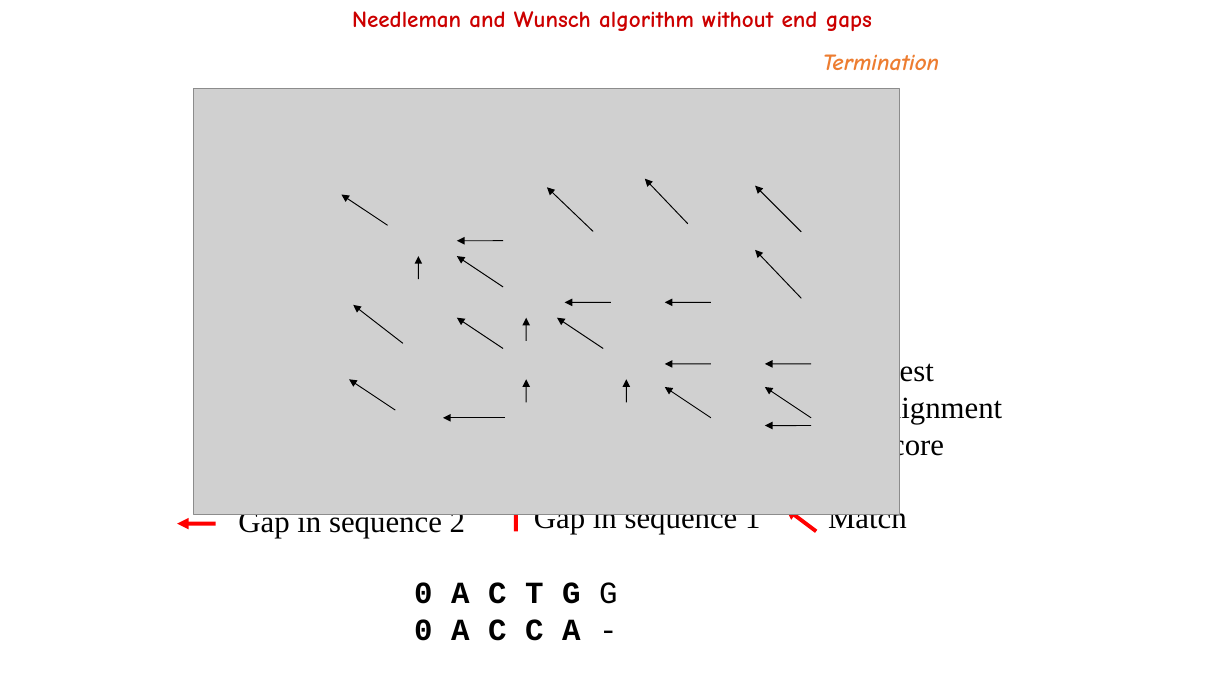
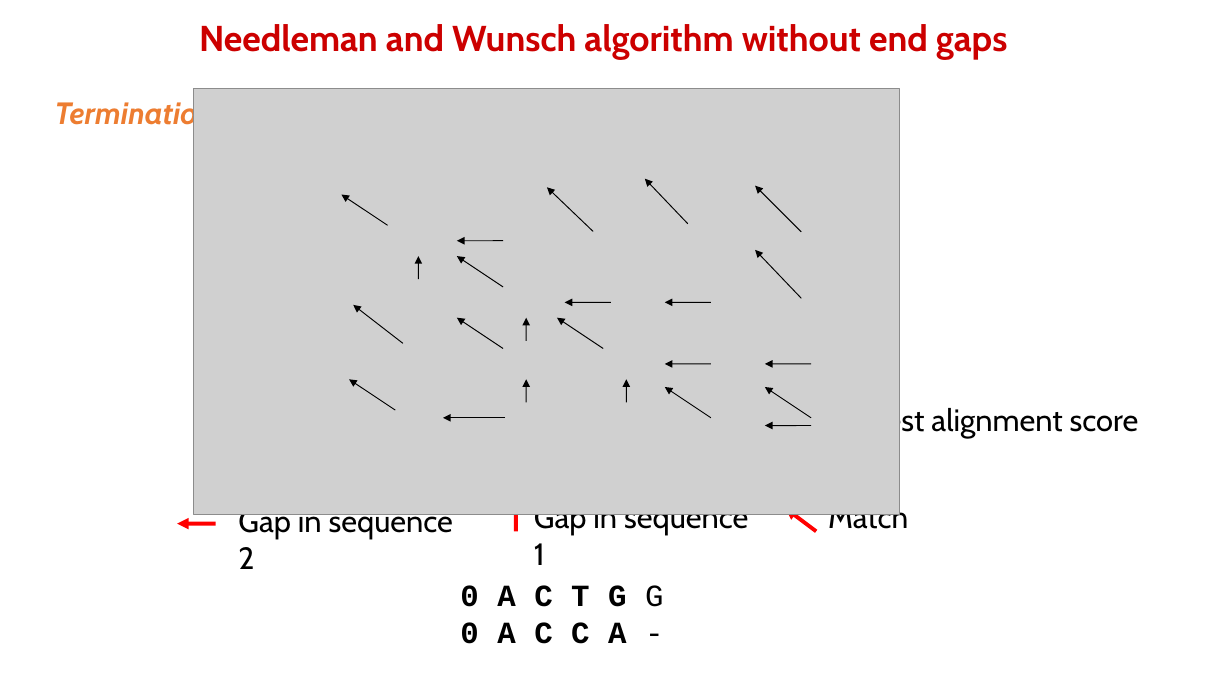
Before and after one commit to allegravia/programming-for-bioinformatics, a slide deck: slide 57 of slides/pairwise_alignment_needleman_wunsh.pptx. Drawn at 1232x693 pixels with LibreOffice and Linux fonts; fonts in the diff are those of the drawing; grey boxes stand for pictures. Boxes give left, top, right and bottom in pixels: in the first picture for what was removed or moved away, otherwise in the second. Text is boxed around its words. In the diff, an @@ line names an element or a change of style, - is before the commit and + after.

```diff
--- a/slides/pairwise_alignment_needleman_wunsh.pptx
+++ b/slides/pairwise_alignment_needleman_wunsh.pptx
@@ text "Needleman and Wunsch algorithm without ...": place and size @@
-text "Needleman and Wunsch algorithm without ..." at [352, 11, 872, 31]
+text "Needleman and Wunsch algorithm without ..." at [199, 24, 1008, 60]
@@ text "Needleman and Wunsch algorithm without ..." at [199, 24, 1008, 60]: size 18 to 28 pt, font Comic Neue to Cabin @@
@@ text "Termination": place and size @@
-text "Termination" at [823, 54, 940, 71]
+text "Termination" at [55, 98, 214, 131]
@@ text "Termination" at [55, 98, 214, 131]: size 18 to 24 pt, font Comic Neue to Cabin @@
@@ font Times New Roman to Cabin in 4 elements at [534, 514, 748, 565], [238, 514, 453, 569], [828, 501, 908, 534], [867, 405, 1139, 438] @@
@@ text "Best alignment score": place and size @@
-text "Best alignment score" at [879, 357, 1002, 461]
+text "Best alignment score" at [867, 405, 1139, 438]
@@ text "0 A C T G ...": place and size @@
-text "0 A C T G ..." at [414, 582, 617, 641]
+text "0 A C T G ..." at [460, 585, 663, 644]
```
Also in this commit, not shown: 7 other slides changed, 6 other files.
